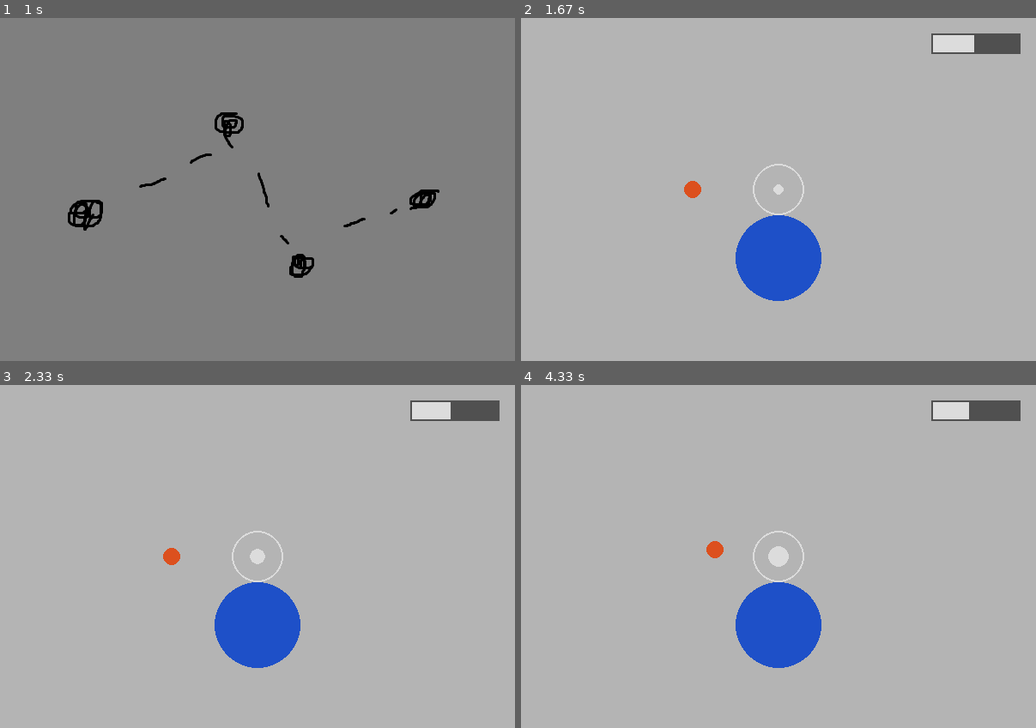
Above: before the commit, frames 1-4 (two rows, left to right).
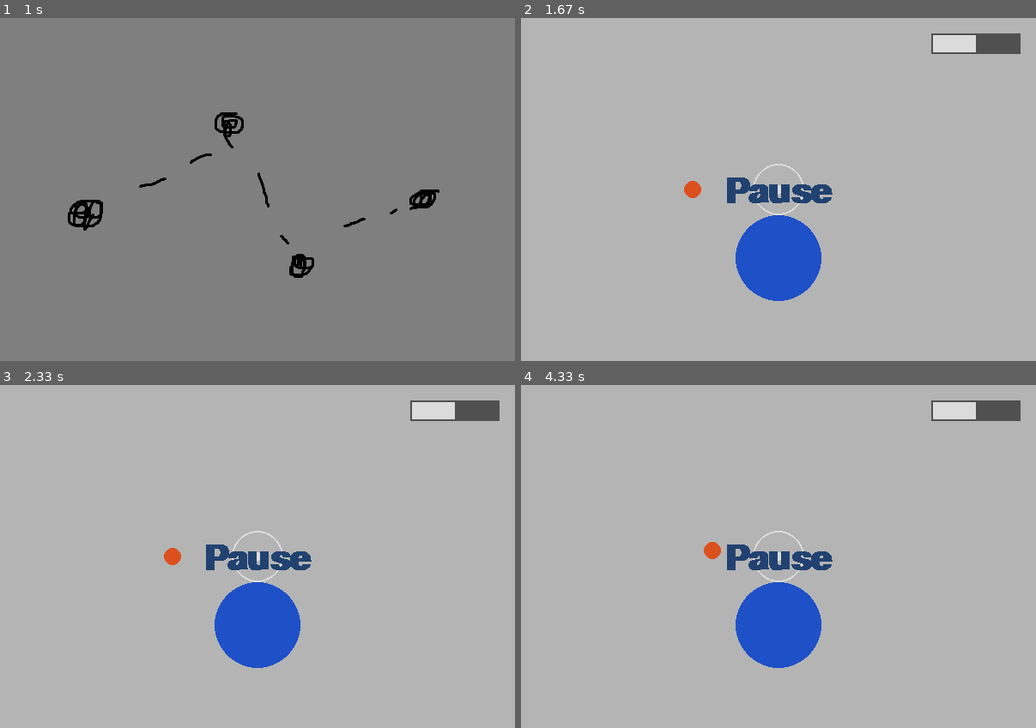
Above: after the commit, the same moments.

Repository: BLSchaf/some_game
Game: pygame game, started from helper_drone.py
Two runs of this game, one before a commit and one after it. Both use one fixed random seed, a clock stepped at 60 frames per second and the inputs below.
Inputs (mouse positions are in pixels of both pictures, inside the frame that each line leads up to):
- Up to frame 1 (1 s): click (257, 288) at 0.38 s; click (144, 151) at 0.72 s
- Up to frame 2 (1.67 s): click (608, 216) at 1.05 s; tap Space at 1.33 s
- Up to frame 3 (2.33 s): tap Space at 1.67, 2.07 s; hold D from 2 s (still down)
- Up to frame 4 (4.33 s): tap Space at 2.37, 2.57, 3.97, 4.3 s; release D at 2.47 s; hold W 2.5-2.8 s; hold A from 4.23 s (still down)

Frame 1 is identical in both runs. In frame 2, 0.9% of the frame differs, in the area x 40-89%, y 5-54%; in frame 3, 1.0%; in frame 4, 1.1%, in the area x 35-89%, y 5-54%.

Commit message:
asdasdasdasd ne?

Diff:
--- a/helper_classes.py
+++ b/helper_classes.py
@@ -4,6 +4,12 @@
 
 class Drone():
     def __init__(self, pos, life = 10):
+
+        ORIGINAL_SIZE = 20,20
+        ORIGINAL_SURFACE = pygame.Surface(ORIGINAL_SIZE, pygame.SRCALPHA)
+        self.original_surface = ORIGINAL_SURFACE
+        self.surface_rect = self.original_surface.get_rect(center=pos)
+
         self.pos = pos
         self.x = pos[0]
         self.y = pos[1]
@@ -13,6 +19,9 @@
         self.acc = 5
         self.charging = False
         self.life = life
+        pygame.draw.circle(ORIGINAL_SURFACE, self.color, (10,10), self.r)
+        self.mask = pygame.mask.from_surface(self.original_surface)
+
 
     def move(self, fps):
         dt = 1 / fps  # to simulate one second for the formula
@@ -46,37 +55,76 @@
 
     def update_pos(self):
          self.pos = (self.x, self.y)
+         self.surface_rect.center = self.pos
 
     def draw(self, window):
-        pygame.draw.circle(window, self.color, (int(self.x), int(self.y)), self.r)
+        window.blit(self.original_surface, self.surface_rect)
 
-    def is_in_sight(self):
-        pass
+    def repel(self, collision, obstacle):
+        if collision:
+            if abs(self.vel[0]) > abs(obstacle.vel[0]):
+                self.vel[0] *= -1.4
+            elif abs(self.vel[0]) < abs(obstacle.vel[0]):
+                self.vel[0] = obstacle.vel[0] * 1.4
+
+
+            if abs(self.vel[1]) > abs(obstacle.vel[1]):
+                self.vel[1] *= -1.4
+            elif abs(self.vel[1]) < abs(obstacle.vel[1]):
+                self.vel[1] = obstacle.vel[1] * 1.4
+
 
 
 
 class Obstacle():
-    def __init__(self, points, visible=True):
-        self.points = points
-        self.points_int = [list(map(int, point)) for point in self.points]
-        self.color = (220, 130, 80)
-        self.x_vel = random.randint(-10,10)/10
-        self.y_vel = random.randint(-10,10)/10
+    def __init__(self, points, center, visible=True):
+
+        ORIGINAL_SIZE = 200, 200
+        ORIGINAL_SURFACE = pygame.Surface(ORIGINAL_SIZE, pygame.SRCALPHA)
+        self.offset = ORIGINAL_SIZE[0]//2
+        self.center = center
+        self.points = [(i + center[0], j + center[1]) for i, j in points]
+        self.points_int = [list(map(int, point)) for point in points]
+
         self.visible = visible
+        if self.visible:
+            self.color = (220, 130, 80)
+            self.points = [(i + center[0]-self.offset, j + center[1]-self.offset) for i, j in points]
+            self.points_int = [list(map(int, point)) for point in points]
+            pygame.draw.polygon(ORIGINAL_SURFACE, self.color, self.points_int)
+
+            # needed for later rotation (rotate from original)
+            self.original_surface = ORIGINAL_SURFACE
+            self.surface_rect = self.original_surface.get_rect(center=self.center)
+            self.mask = pygame.mask.from_surface(self.original_surface)
+
+            self.vel = pygame.math.Vector2(random.randint(-10,10)/10, random.randint(-10,10)/10)
 
     def __len__(self):
         return len(self.points)
 
     def move(self):
         if self.visible:
-            self.x_vel *= random.randint(90,110) / 100
-            self.y_vel *= random.randint(90,110) / 100
-            self.points = [(i + self.x_vel, j + self.y_vel) for i, j in self.points]
+            #self.vel *= random.randint(90,110) / 100
+            self.center += self.vel
+            self.surface_rect.center = self.center
+
+            # points are offset by surface center
+            self.points = [(i + self.vel[0], j + self.vel[1]) for i, j in self.points]
             self.points_int = [list(map(int, point)) for point in self.points]
+
 
     def draw(self, window):
         if self.visible:
-            pygame.draw.polygon(window, self.color, self.points_int)
+            window.blit(self.original_surface, self.surface_rect)
+
+    def collision(self, obj):
+        if self.visible:
+            offset = self.surface_rect[0] - obj.surface_rect[0],self.surface_rect[1] - obj.surface_rect[1]
+            overlap = obj.mask.overlap(self.mask, offset)
+
+            if overlap:
+                return True
 
 
 
--- a/helper_drone.py
+++ b/helper_drone.py
@@ -18,6 +18,9 @@
 
 WINDOW = pygame.display.set_mode(SIZE)
 MASK = pygame.surface.Surface(SIZE).convert_alpha()
+
+pause_font = pygame.font.SysFont('Matura MT Script Capitals', 60, 1)
+pause_label = pause_font.render('Pause', False, (33, 66, 112))
 
 
 pygame.display.set_caption('Helper Drone')
@@ -79,8 +82,9 @@
             drone.life += 0.1
     else:
         if drone.life >= 0.1:
-            drone.life -= 0.1
-            center.life += 0.1
+            pass
+            #drone.life -= 0.1
+            #center.life += 0.1
 
     if no_contact and drone.charging:
         drone.charging = False
@@ -152,7 +156,7 @@
     # sort all relevant vertices
     vertex_list_valid.sort(key=lambda tup: tup[1])
 
-    # Tirangles
+    # Tirangles (***no vertex when out of bounds***)
     triangles = []
     for i, vertex in enumerate(vertex_list_valid):
         vertex_line = vertex_list_valid[i][0], vertex_list_valid[(i+1)%(len(vertex_list_valid))][0]
@@ -175,8 +179,8 @@
 
 ##    for intersection in intersection_list:
 ##        pygame.draw.circle(WINDOW, (80, 20, 230), intersection, 6, 1)
-##  for i, vertex in enumerate(vertex_list):
-##      pygame.draw.aaline(WINDOW, (222,222,222), vertex, drone.pos)
+##    for i, vertex in enumerate(vertex_list):
+##    pygame.draw.aaline(WINDOW, (222,222,222), vertex, drone.pos)
 
     # draw triangles of sight
 ##    light_surf = pygame.Surface(SIZE)
@@ -336,7 +340,7 @@
 # Level Orchestrator ------------------------------------------------------- #
 def level(level):
     print('level_script')
-    borders = Obstacle([(-1,0), (WIDTH, 0), (WIDTH+1, HEIGHT), (0, HEIGHT)], False)
+    borders = Obstacle([(-1,0), (WIDTH, 0), (WIDTH+1, HEIGHT), (0, HEIGHT)], (0,0), False)
     LEVEL_DICT = {
         1: [Drone((200, 200), 50),
             [
@@ -346,21 +350,21 @@
         2: [Drone((200, 200), 20),
             [
                 borders,
-                Obstacle([(50,50), (40,100), (120,70), (130,50)]),
-                Obstacle([(100,130), (120,160), (130,150)])
+                Obstacle([(10,10), (0,60), (80,30), (90,10)], (200,200)),
+                Obstacle([(0,30), (20,60), (30,50)], (450,150))
             ]
         ],
-        3: [Drone((200,200), 30),
-            [
-                borders,
-                Obstacle([(50,50), (40,100), (120,70), (130,50)]),
-                Obstacle([(100,130), (120,160), (130,150)]),
-                Obstacle([(400,230), (500,250), (520, 200), (480, 180), (430, 200)]),
-                Obstacle([(250, 280), (261,290), (260, 300), (250, 310), (241, 300), (240, 290)]),
-                Obstacle([(50, 300), (120, 380), (30, 280), (40, 290)]),
-                Obstacle([(350, 180), (400, 180), (401, 140), (351, 140)])
-            ]
-        ]
+##        3: [Drone((200,200), 30),
+##            [
+##                borders,
+##                Obstacle([(50,50), (40,100), (120,70), (130,50)]),
+##                Obstacle([(100,130), (120,160), (130,150)]),
+##                Obstacle([(400,230), (500,250), (520, 200), (480, 180), (430, 200)]),
+##                Obstacle([(250, 280), (261,290), (260, 300), (250, 310), (241, 300), (240, 290)]),
+##                Obstacle([(50, 300), (120, 380), (30, 280), (40, 290)]),
+##                Obstacle([(350, 180), (400, 180), (401, 140), (351, 140)])
+##            ]
+##        ]
     }
 
     # intro()
@@ -403,6 +407,14 @@
                     print('pause start')
                     pygame.event.clear()
                     while pause:
+                        WINDOW.blit(
+                            pause_label,
+                            (
+                                (WIDTH - pause_label.get_width())//2,
+                                round(HEIGHT*.33 + pause_label.get_height() + 10)
+                            )
+                        )
+                        pygame.display.update()
                         for event in pygame.event.get():
                             if event.type == pygame.KEYDOWN:
                                 if event.key == pygame.K_SPACE:
@@ -417,6 +429,7 @@
         triangles, intersection_list = update_line_of_sight(obstacles, drone)
         update_intersection(obstacles, drone, center)
 
+        # Do Stuff
         if drone.life < 0.1:
             run = False
             win = False
@@ -425,25 +438,29 @@
             run = False
             win = True
 
-        # Do Stuff
+        for i, obstacle in enumerate(obstacles):
+
+            drone.repel(obstacle.collision(drone), obstacle)
+            obstacle.move()
+
+            for other_obstacle in obstacles[i+1:]:
+                obstacle.collision(other_obstacle)
+
+
         drone.move(FPS)
         if drone.x <= 0:
             drone.x = 1
             drone.vel[0] = 0
         if drone.x >= WIDTH:
-            drone.x = WIDTH
+            drone.x = WIDTH-1
             drone.vel[0] = 0
         if drone.y <= 0:
             drone.y = 1
             drone.vel[1] = 0
         if drone.y >= HEIGHT:
-            drone.y = HEIGHT-1
+            drone.y = HEIGHT -1
             drone.vel[1] = 0
-
         drone.update_pos()
-
-##        for obstacle in obstacles:
-##            obstacle.move()
 
         # Update window
         # draw line of sight
